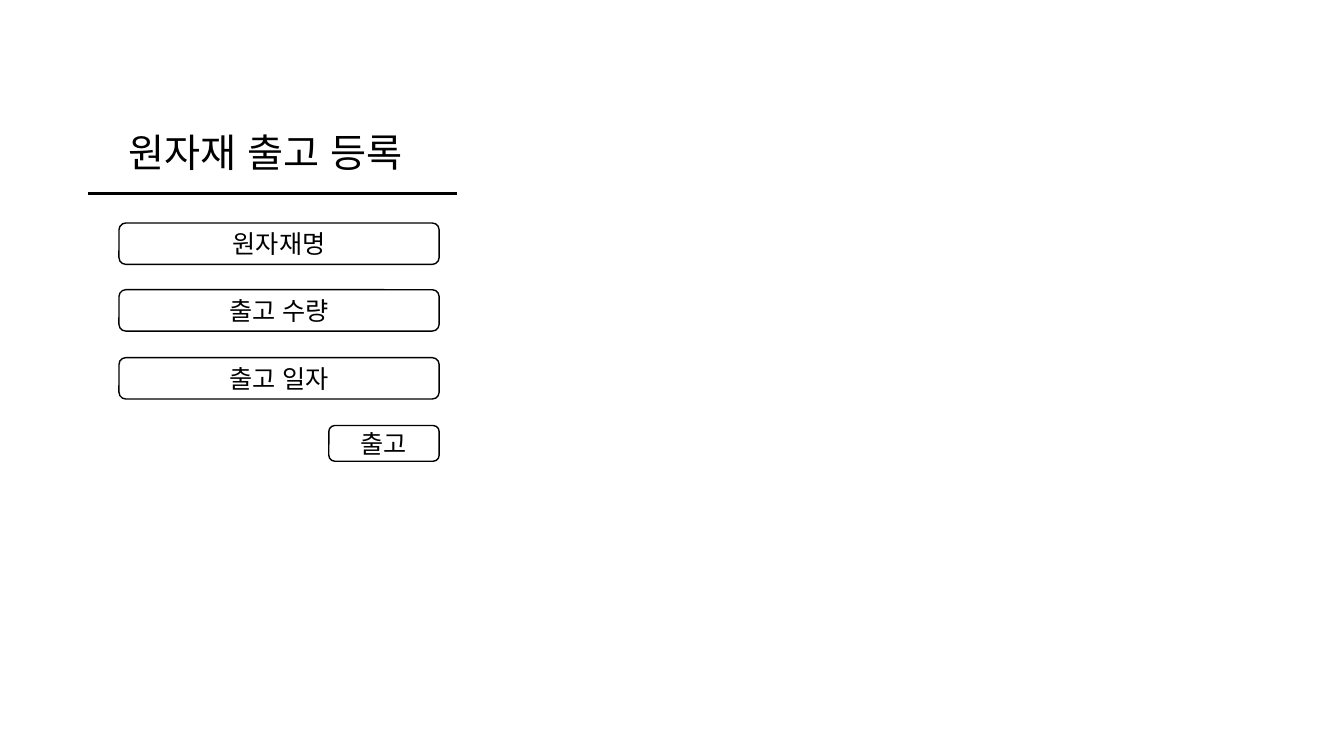
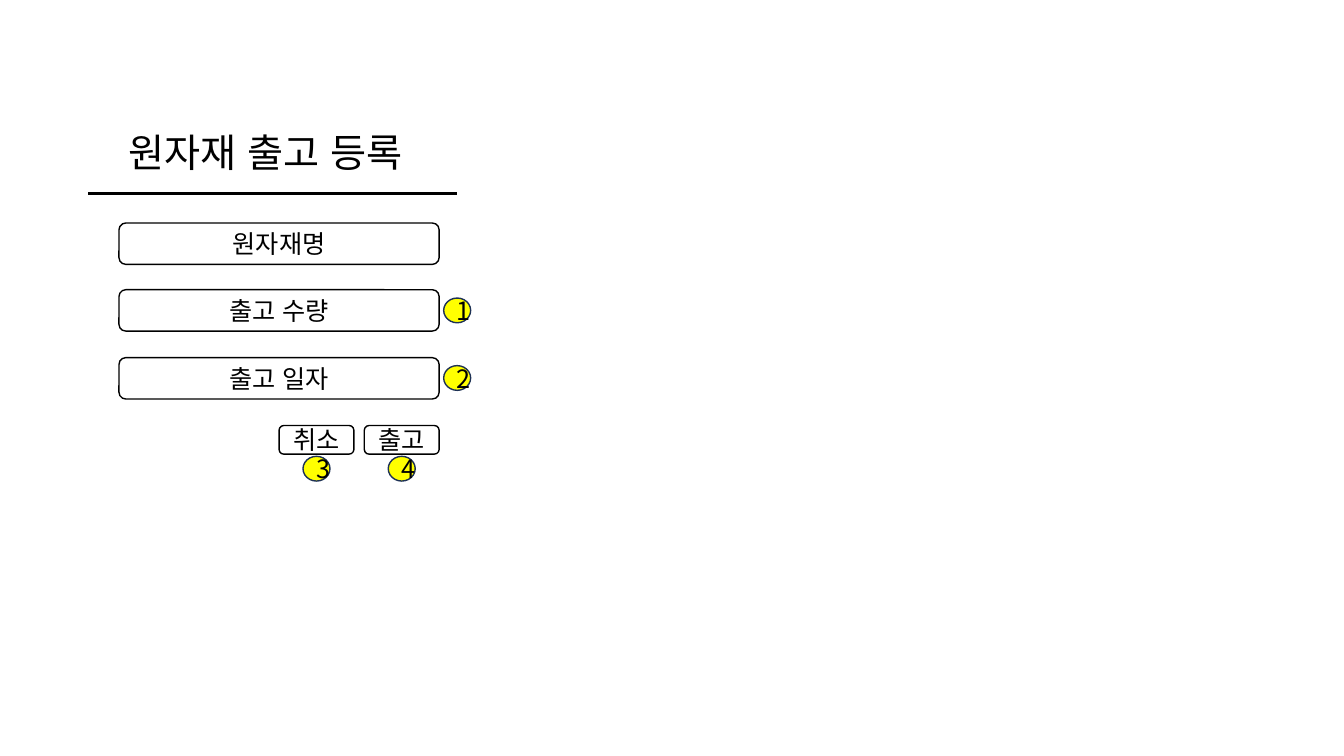
Before and after one commit to wjdgotjd28-del/mes_tripleJ, a slide deck: slide 5 of 화면설계서/원자재 입출고 관리 페이지.pptx. Drawn at 1344x756 pixels with LibreOffice and Linux fonts; fonts in the diff are those of the drawing. Boxes give left, top, right and bottom in pixels: in the first picture for what was removed or moved away, otherwise in the second. Text is boxed around its words. In the diff, an @@ line names an element or a change of style, - is before the commit and + after.

```diff
--- a/화면설계서/원자재 입출고 관리 페이지.pptx
+++ b/화면설계서/원자재 입출고 관리 페이지.pptx
@@ ellipse added at (444, 298, 471, 324), fill #FFFF00, outline #1E3256 1 pt, 18 pt, text #000000 @@
+1
@@ ellipse added at (444, 366, 471, 391), fill #FFFF00, outline #1E3256 1 pt, 18 pt, text #000000 @@
+2
@@ rounded rectangle added at (279, 425, 354, 454), fill #FFFFFF, outline #000000 1 pt, 18 pt, text #000000 @@
+취소
@@ rounded rectangle "출고": place and size @@
-rounded rectangle "출고" at (329, 425, 439, 461)
+rounded rectangle "출고" at (364, 425, 439, 454)
@@ ellipse added at (303, 457, 331, 482), fill #FFFF00, outline #1E3256 1 pt, 18 pt, text #000000 @@
+3
@@ ellipse added at (388, 457, 415, 482), fill #FFFF00, outline #1E3256 1 pt, 18 pt, text #000000 @@
+4
```
Also in this commit, not shown: 6 other slides changed, 3 other files.
